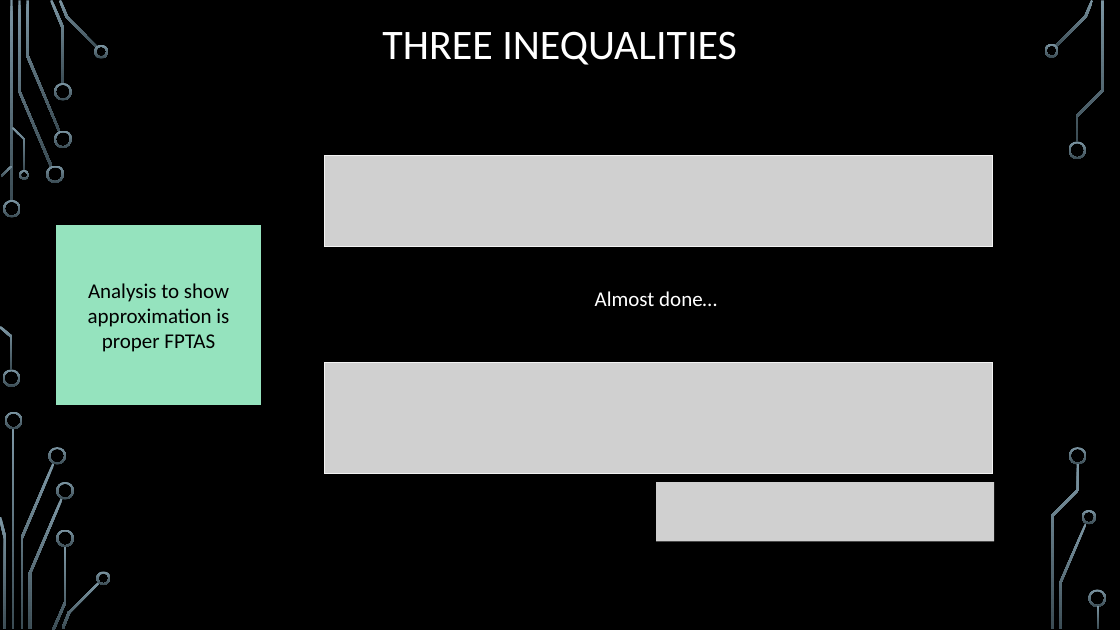
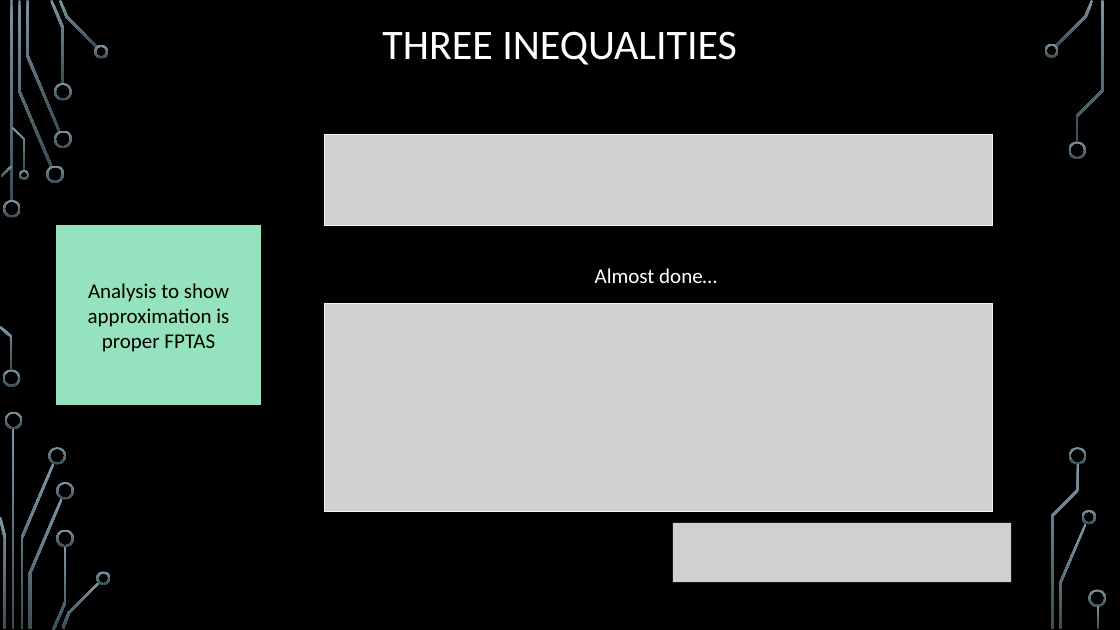
Before and after one commit to markfloryan/advAlgo, a slide deck: slide 34 of slides/Approx-02-More.pptx (slide 35 before the commit). Drawn at 1120x630 pixels with LibreOffice and Linux fonts; fonts in the diff are those of the drawing; grey boxes stand for pictures; background and template pictures are left out. Boxes give left, top, right and bottom in pixels: in the first picture for what was removed or moved away, otherwise in the second. Text is boxed around its words. In the diff, an @@ line names an element or a change of style, - is before the commit and + after.

```diff
--- a/slides/Approx-02-More.pptx
+++ b/slides/Approx-02-More.pptx
@@ picture: place and size @@
-picture at (324, 155, 992, 246)
+picture at (324, 135, 992, 226)
@@ text "Almost done…": place and size @@
-text "Almost done…" at (595, 291, 717, 306)
+text "Almost done…" at (595, 268, 717, 283)
@@ picture: place and size @@
-picture at (324, 363, 992, 473)
+picture at (324, 303, 992, 512)
@@ picture removed at (656, 482, 995, 542) @@
@@ picture added at (673, 523, 1012, 582) @@
```
Also in this commit, not shown: 2 other slides changed, 1 slide removed, 1 other file.
